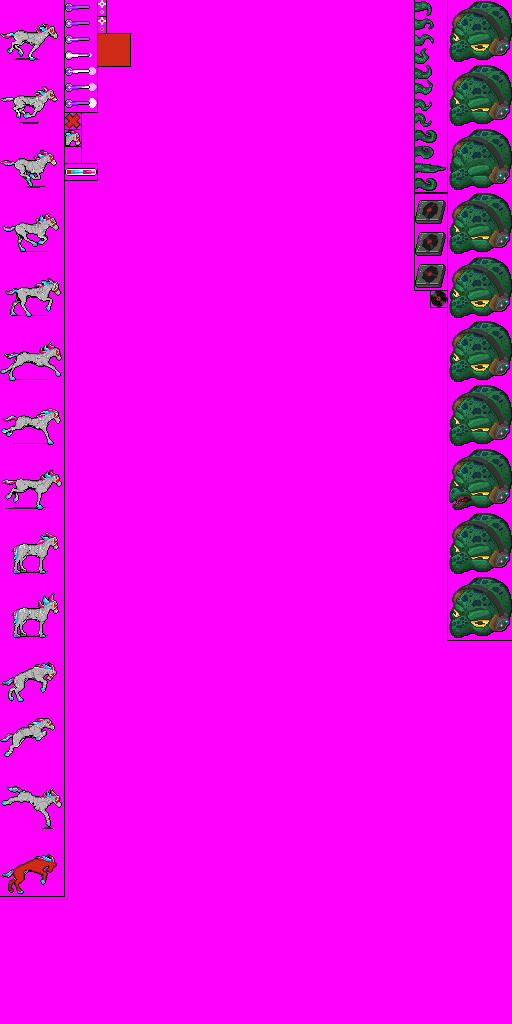
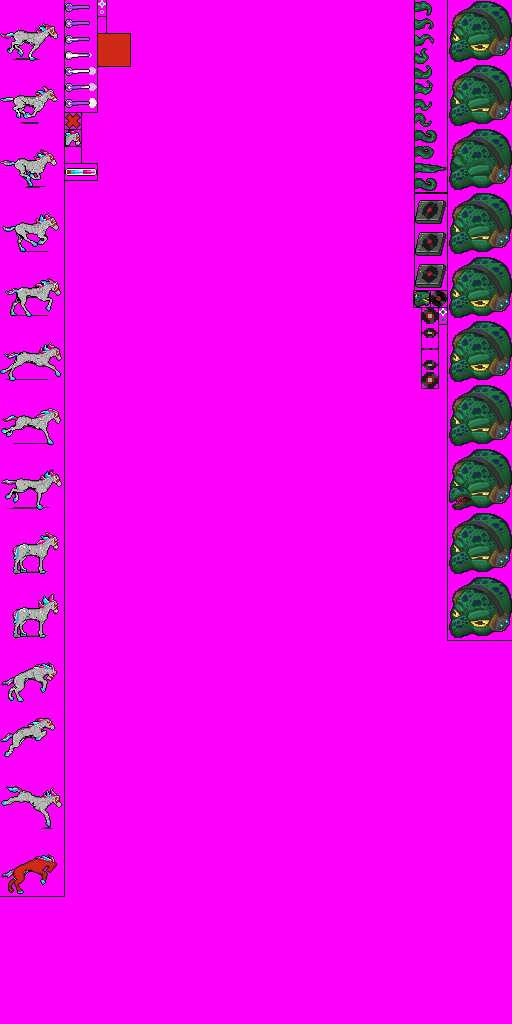
Layer changes from the first (512, 1024) image to the second:
painted on "Separators" over [413, 290, 447, 389]
renamed "Bad bullet (+80 hue)" to "Bad bullet", moved it above "Discs 5.png", painted on it over [98, 17, 447, 322]
added layer "Discs 5.png" above "Discs 4.png" over [422, 372, 438, 388]
added layer "Discs 4.png" above "Discs 3.png" over [422, 360, 438, 370]
added layer "Discs 3.png" above "Discs 2.png" over [422, 348, 438, 350]
added layer "Discs 2.png" above "Discs 1.png" over [422, 328, 438, 338]
added layer "Discs 1.png" above "Vinyl" over [422, 308, 438, 324]
added layer "Octopus life" above "Octopus blink" over [414, 291, 430, 307]
